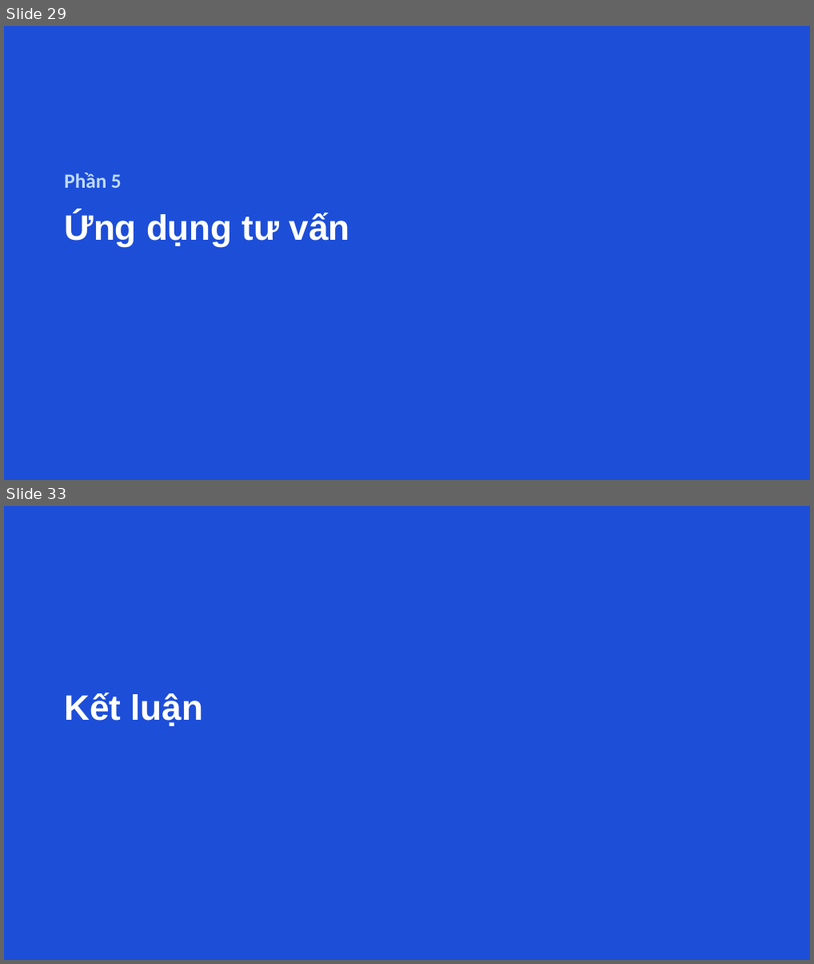
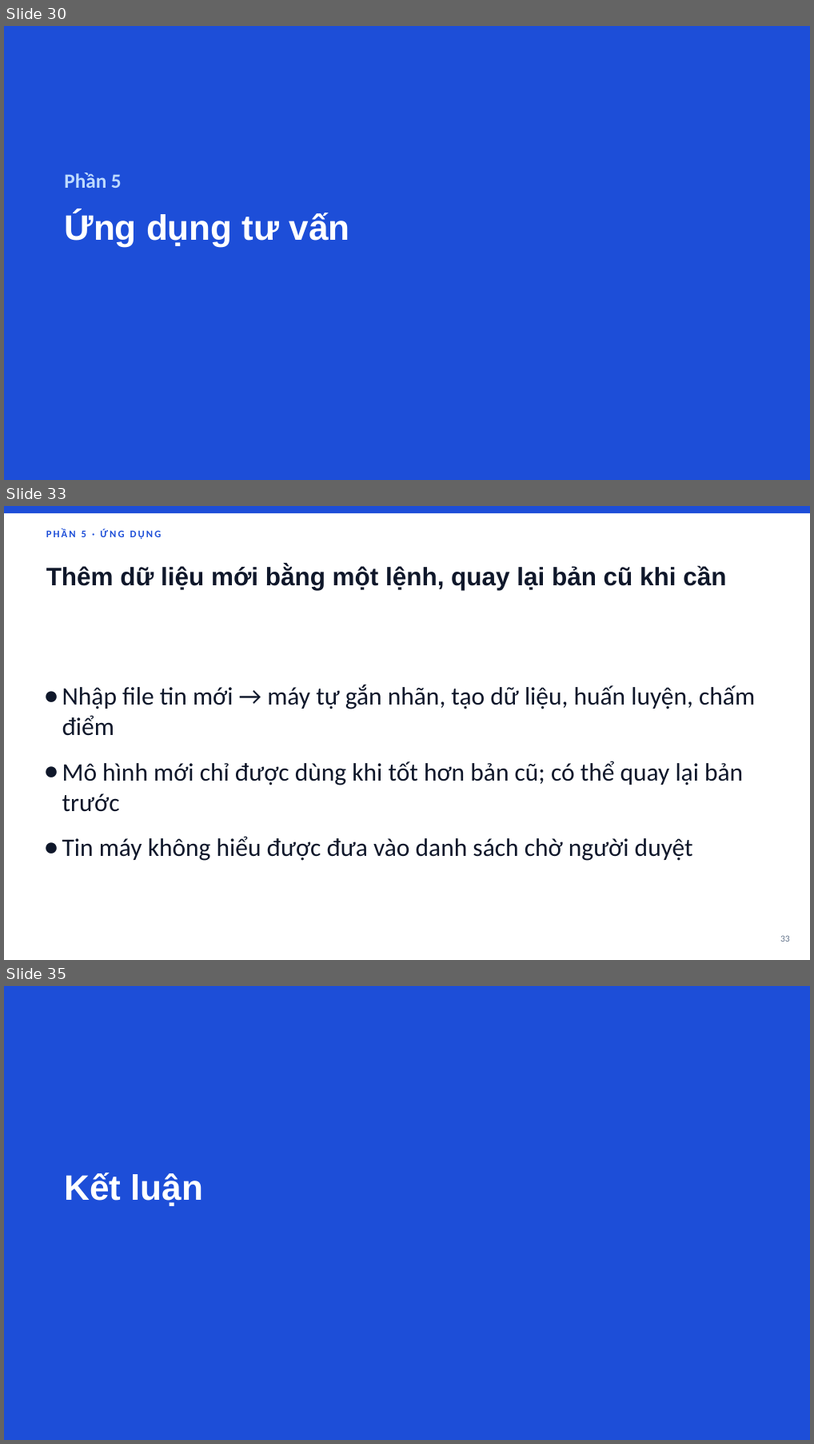
Before and after one commit to theihoz/ML, a slide deck: report/SlideThuyetTrinh_De4_v2.pptx. Shown one above the other, each under a label of ours: slides 29 and 33 before the commit, slides 30, 33 and 35 after it; the slides between them are not shown. The pictures are 814x964 and 814x1444 pixels, drawn with LibreOffice and Linux fonts; fonts in the diff are those of the drawing. Boxes give left, top, right and bottom in pixels: in the first picture for what was removed or moved away, otherwise in the second. Text is boxed around its words. In the diff, an @@ line names an element or a change of style, - is before the commit and + after.

```diff
--- a/report/SlideThuyetTrinh_De4_v2.pptx
+++ b/report/SlideThuyetTrinh_De4_v2.pptx
@@ slide 33 added at (4, 506, 810, 960), background #FFFFFF @@
@@ rectangle added at (4, 506, 810, 513), fill #1D4ED8 @@
@@ text added at (46, 528, 162, 539), 12 pt, text #1D4ED8, bold @@
+PHẦN 5 · ỨNG DỤNG
@@ text added at (46, 565, 726, 590), 30 pt, text #0F172A, bold @@
+Thêm dữ liệu mới bằng một lệnh, quay lại bản cũ khi cần
@@ text added at (62, 684, 755, 860), 30 pt, text #0F172A @@
+● Nhập file tin mới → máy tự gắn nhãn, tạo dữ liệu, huấn luyện, chấm điểm
+● Mô hình mới chỉ được dùng khi tốt hơn bản cũ; có thể quay lại bản trước
+● Tin máy không hiểu được đưa vào danh sách chờ người duyệt
@@ page number added at (781, 935, 790, 941), 11 pt, text #64748B @@
+33
@@ what was slide 29 is now slide 30 @@
@@ what was slide 33 is now slide 35 @@
```
Also in this commit, not shown: 10 slides changed, 1 other slide added, 41 other files.
